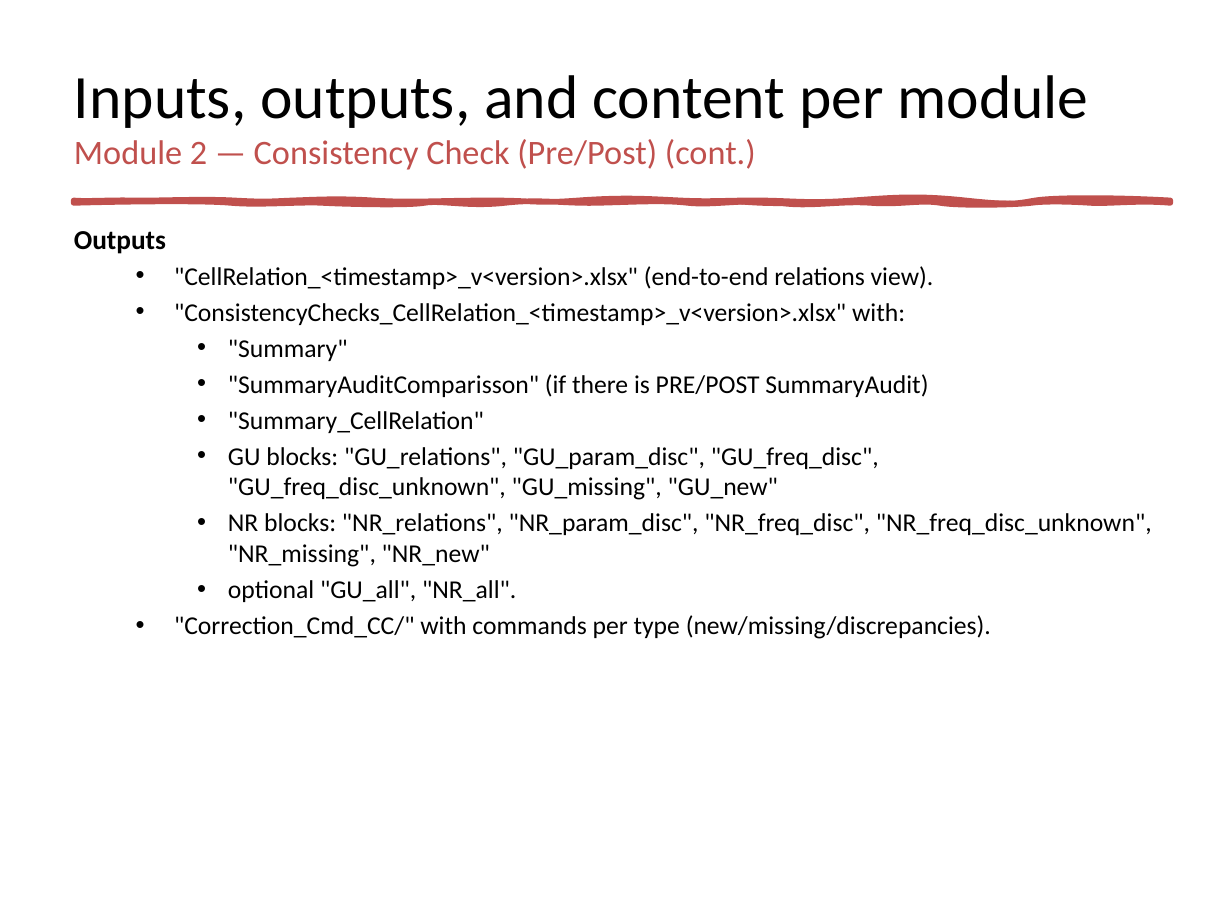
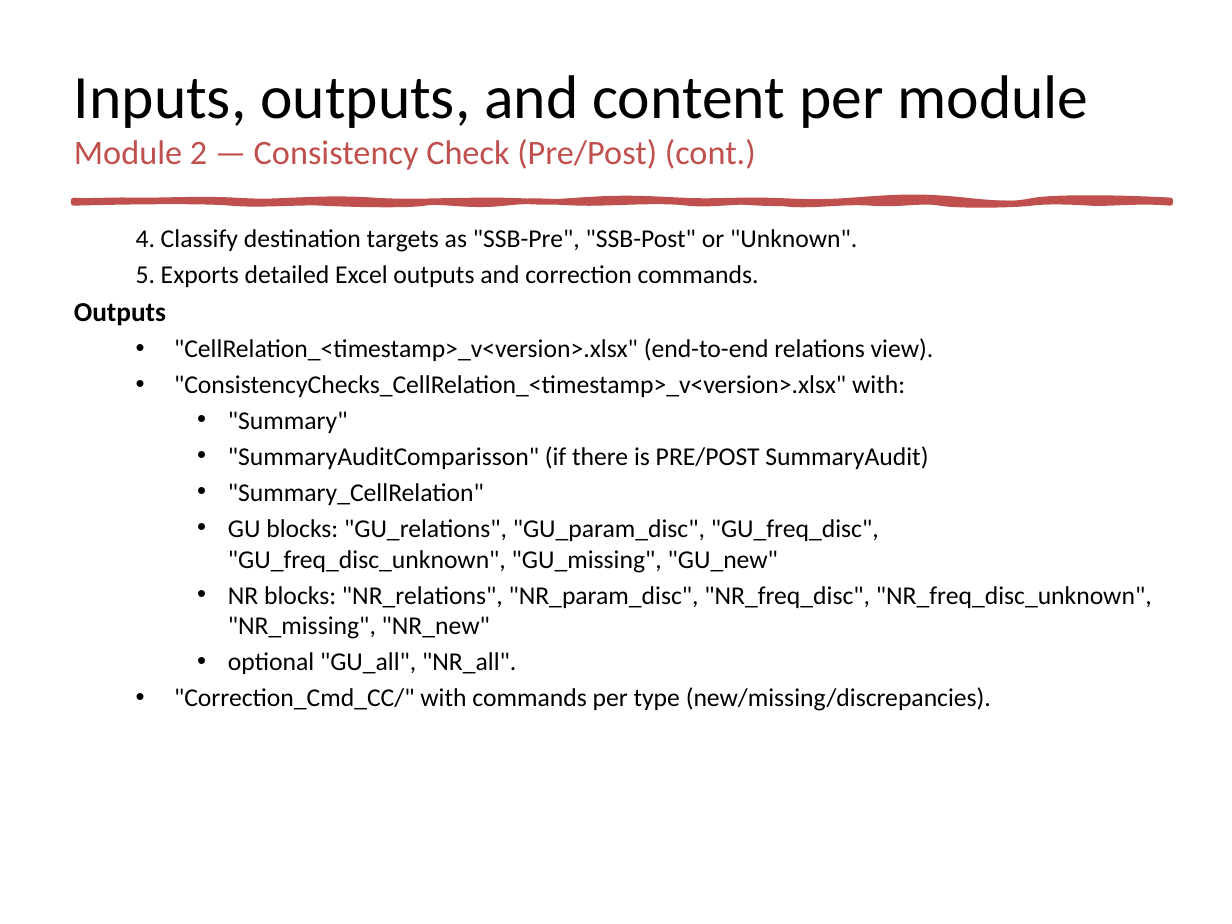
Before and after one commit to jaimetur/SSB_RetuningAutomations, a slide deck: slide 10 of help/User-Guide-SSB-Retuning-Automations-v0.7.2.pptx (slide 9 before the commit). Drawn at 1232x924 pixels with LibreOffice and Linux fonts; fonts in the diff are those of the drawing. Boxes give left, top, right and bottom in pixels: in the first picture for what was removed or moved away, otherwise in the second. Text is boxed around its words. In the diff, an @@ line names an element or a change of style, - is before the commit and + after.

```diff
--- a/help/User-Guide-SSB-Retuning-Automations-v0.7.2.pptx
+++ b/help/User-Guide-SSB-Retuning-Automations-v0.7.2.pptx
@@ text at (x1=136, y1=229, x2=857, y2=287): paragraphs added @@
+  4. Classify destination targets as "SSB-Pre", "SSB-Post" or "Unknown".
+  5. Exports detailed Excel outputs and correction commands.
```
Also in this commit, not shown: 3 other slides changed, 1 slide added, 10 other files.
